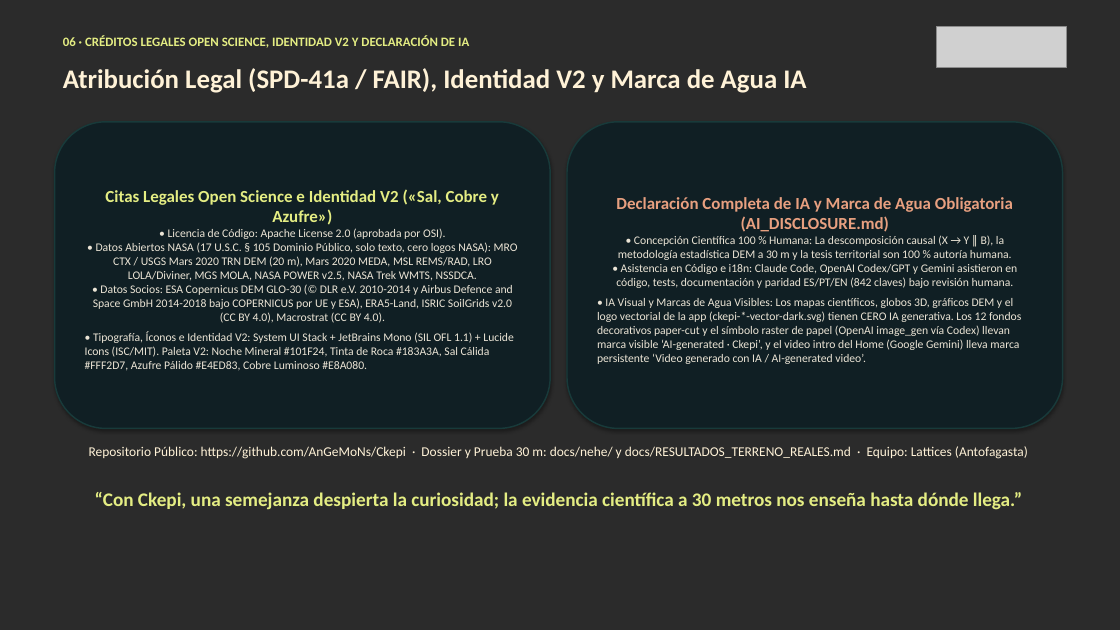
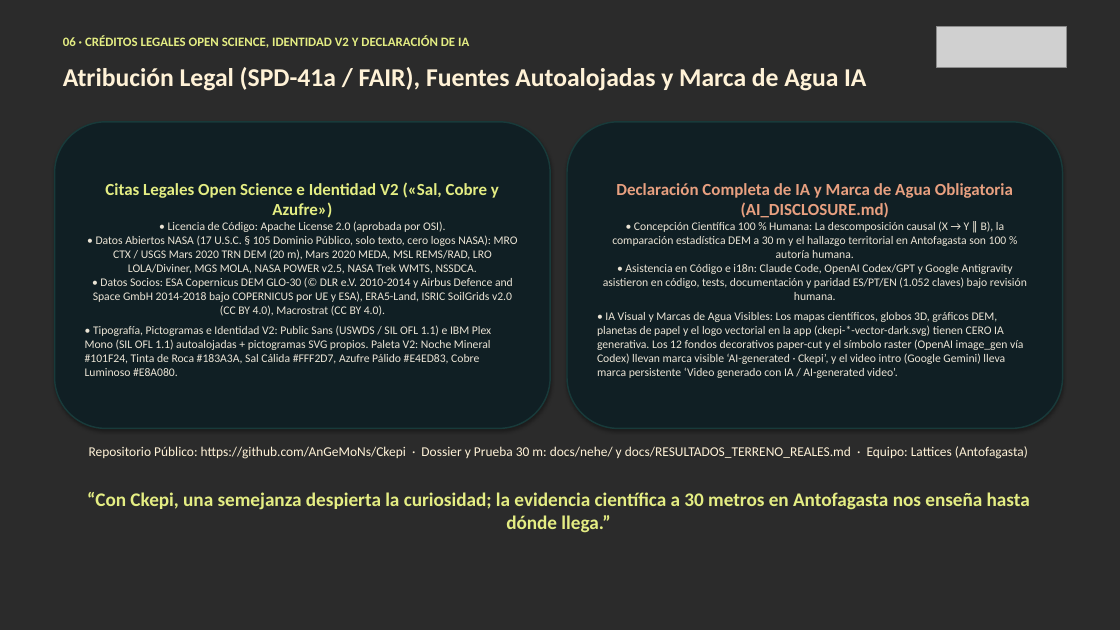
Before and after one commit to AnGeMoNs/Ckepi, a slide deck: slide 7 of docs/nehe/ckepi-pitch-es.pptx. Drawn at 1120x630 pixels with LibreOffice and Linux fonts; fonts in the diff are those of the drawing; grey boxes stand for pictures; background and template pictures are left out; a plain dark background stands for a picture behind light text. Boxes give left, top, right and bottom in pixels: in the first picture for what was removed or moved away, otherwise in the second. Text is boxed around its words. In the diff, an @@ line names an element or a change of style, - is before the commit and + after.

Commit message:
docs(nehe): enfocar pitch y PPTX/PDF (EN/ES) tras feedback de mentores en las 4 zonas de Antofagasta y modos Explorar/Ciencia

```diff
--- a/docs/nehe/ckepi-pitch-es.pptx
+++ b/docs/nehe/ckepi-pitch-es.pptx
@@ text at [63, 67, 866, 91]: text changed; size 23 to 22 pt @@
-Atribución Legal (SPD-41a / FAIR), Identidad V2 y Marca de Agua IA
+Atribución Legal (SPD-41a / FAIR), Fuentes Autoalojadas y Marca de Agua IA
@@ text in rounded rectangle at [85, 221, 518, 376]: text changed @@
-• Licencia de Código: Apache License 2.0 (aprobada por OSI).
-• Datos Abiertos NASA (17 U.S.C. § 105 Dominio Público, solo texto, cero logos NASA): MRO CTX / USGS Mars 2020 TRN DEM (20 m), Mars 2020 MEDA, MSL REMS/RAD, LRO LOLA/Diviner, MGS MOLA, NASA POWER v2.5, NASA Trek WMTS, NSSDCA.
-• Datos Socios: ESA Copernicus DEM GLO-30 (© DLR e.V. 2010-2014 y Airbus Defence and Space GmbH 2014-2018 bajo COPERNICUS por UE y ESA), ERA5-Land, ISRIC SoilGrids v2.0 (CC BY 4.0), Macrostrat (CC BY 4.0).
-• Tipografía, Íconos e Identidad V2: System UI Stack + JetBrains Mono (SIL OFL 1.1) + Lucide Icons (ISC/MIT). Paleta V2: Noche Mineral #101F24, Tinta de Roca #183A3A, Sal Cálida #FFF2D7, Azufre Pálido #E4ED83, Cobre Luminoso #E8A080.
+• Licencia de Código: Apache License 2.0 (aprobada por OSI).
+• Datos Abiertos NASA (17 U.S.C. § 105 Dominio Público, solo texto, cero logos NASA): MRO CTX / USGS Mars 2020 TRN DEM (20 m), Mars 2020 MEDA, MSL REMS/RAD, LRO LOLA/Diviner, MGS MOLA, NASA POWER v2.5, NASA Trek WMTS, NSSDCA.
+• Datos Socios: ESA Copernicus DEM GLO-30 (© DLR e.V. 2010-2014 y Airbus Defence and Space GmbH 2014-2018 bajo COPERNICUS por UE y ESA), ERA5-Land, ISRIC SoilGrids v2.0 (CC BY 4.0), Macrostrat (CC BY 4.0).
+• Tipografía, Pictogramas e Identidad V2: Public Sans (USWDS / SIL OFL 1.1) e IBM Plex Mono (SIL OFL 1.1) autoalojadas + pictogramas SVG propios. Paleta V2: Noche Mineral #101F24, Tinta de Roca #183A3A, Sal Cálida #FFF2D7, Azufre Pálido #E4ED83, Cobre Luminoso #E8A080.
@@ text in rounded rectangle at [597, 221, 1027, 378]: text changed @@
-• Concepción Científica 100 % Humana: La descomposición causal (X → Y ∥ B), la metodología estadística DEM a 30 m y la tesis territorial son 100 % autoría humana.
-• Asistencia en Código e i18n: Claude Code, OpenAI Codex/GPT y Gemini asistieron en código, tests, documentación y paridad ES/PT/EN (842 claves) bajo revisión humana.
-• IA Visual y Marcas de Agua Visibles: Los mapas científicos, globos 3D, gráficos DEM y el logo vectorial de la app (ckepi-*-vector-dark.svg) tienen CERO IA generativa. Los 12 fondos decorativos paper-cut y el símbolo raster de papel (OpenAI image_gen vía Codex) llevan marca visible ‘AI-generated · Ckepi’, y el video intro del Home (Google Gemini) lleva marca persistente ‘Video generado con IA / AI-generated video’.
+• Concepción Científica 100 % Humana: La descomposición causal (X → Y ∥ B), la comparación estadística DEM a 30 m y el hallazgo territorial en Antofagasta son 100 % autoría humana.
+• Asistencia en Código e i18n: Claude Code, OpenAI Codex/GPT y Google Antigravity asistieron en código, tests, documentación y paridad ES/PT/EN (1.052 claves) bajo revisión humana.
+• IA Visual y Marcas de Agua Visibles: Los mapas científicos, globos 3D, gráficos DEM, planetas de papel y el logo vectorial en la app (ckepi-*-vector-dark.svg) tienen CERO IA generativa. Los 12 fondos decorativos paper-cut y el símbolo raster (OpenAI image_gen vía Codex) llevan marca visible ‘AI-generated · Ckepi’, y el video intro (Google Gemini) lleva marca persistente ‘Video generado con IA / AI-generated video’.
@@ text at [87, 492, 1030, 533]: text changed @@
-“Con Ckepi, una semejanza despierta la curiosidad; la evidencia científica a 30 metros nos enseña hasta dónde llega.”
+“Con Ckepi, una semejanza despierta la curiosidad; la evidencia científica a 30 metros en Antofagasta nos enseña hasta dónde llega.”
```
Also in this commit, not shown: 6 other slides changed, 9 other files.
